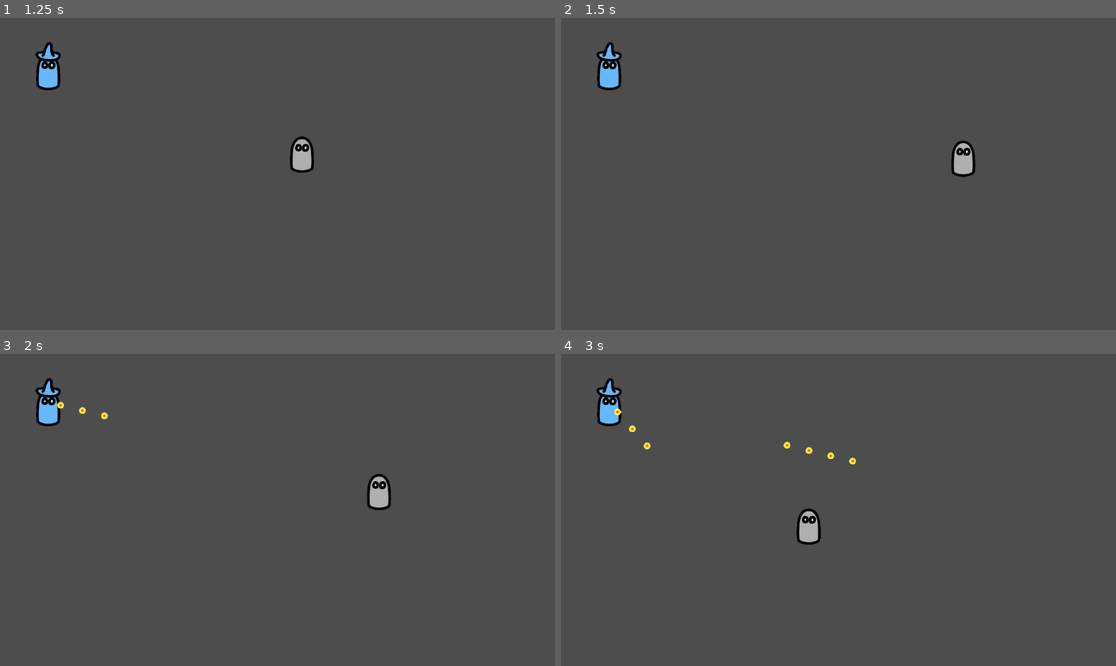
Above: before the commit, frames 1-4 (two rows, left to right).
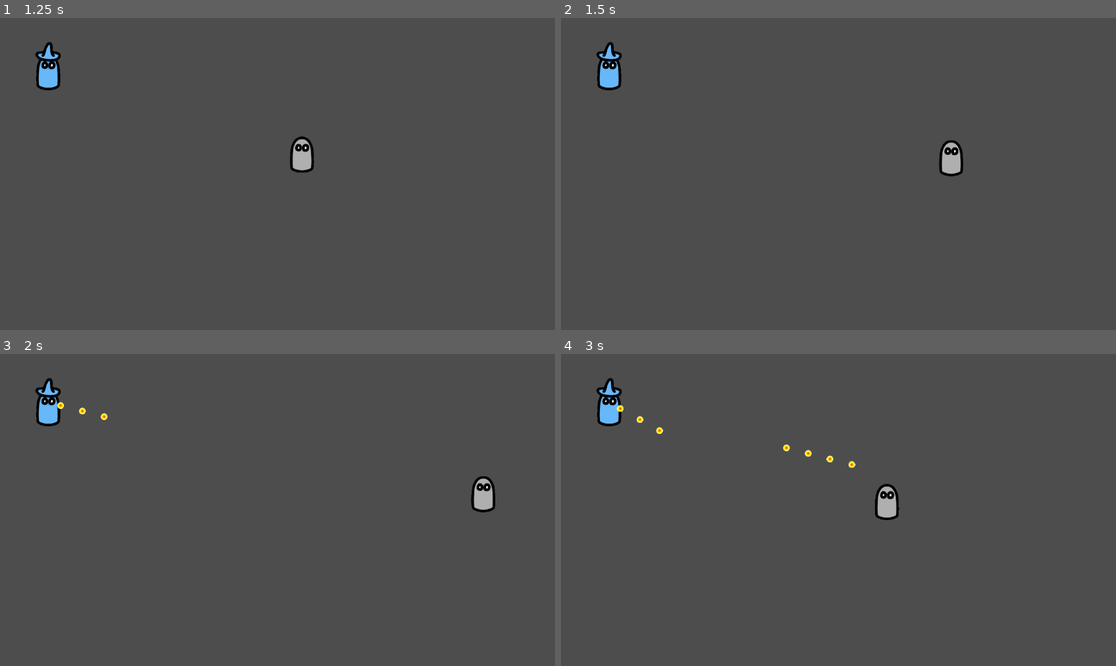
Above: after the commit, the same moments.

Repository: meb-games/ddbh
Game: Godot game, scene res://main_screen.tscn
Two runs of this game, one before a commit and one after it. Both use one fixed random seed, a clock stepped at 60 frames per second and the inputs below.
Inputs (mouse positions are in pixels of both pictures, inside the frame that each line leads up to):
- Up to frame 1 (1.25 s): click "Play" at 0.5 s
- Up to frame 2 (1.5 s): tap Enter at 1.25 s; move the mouse to (960, 158) at 1.27 s; hold D (move_right) from 1.28 s (still down); right-click (960, 158) at 1.35 s
- Up to frame 3 (2 s): keep holding D (move_right); click (399, 494) at 1.55 s
- Up to frame 4 (3 s): move the mouse to (727, 525) at 2.02 s; release D (move_right) at 2.03 s; hold S (move_down) 2.03-2.78 s; click (727, 525) at 2.1 s; right-click (727, 525) at 2.3 s; move the mouse to (894, 441) at 2.77 s; hold D (move_right) from 2.78 s (still down); right-click (894, 441) at 2.85 s

Frame 1 is identical in both runs. In frame 2, 0.6% of the frame differs, in the area x 68-75%, y 39-52%; in frame 3, 0.9%; in frame 4, 1.1%, in the area x 9-61%, y 16-62%.

Commit message:
some cleanup, experimental non-constant dash distance, enemy script template

Diff:
--- a/game.gd
+++ b/game.gd
@@ -3,7 +3,7 @@
 @export var MAGE_SCENE: PackedScene
 
 func _ready() -> void:
-    var mage = MAGE_SCENE.instantiate()
-    mage.position.x += 100
-    mage.position.y += 100
-    add_child(mage)
+	var mage = MAGE_SCENE.instantiate()
+	mage.position.x += 100
+	mage.position.y += 100
+	add_child(mage)
--- a/game/bullet.gd
+++ b/game/bullet.gd
@@ -4,13 +4,13 @@
 @export var speed = 400
 
 func _ready() -> void:
-    self.connect("body_entered", _on_body_entered)
+	self.connect("body_entered", _on_body_entered)
 
 func _on_body_entered(body: Node) -> void:
-    if body.has_method("take_hit"):
-        body.take_hit(1)
-    queue_free()
+	if body.has_method("take_hit"):
+		body.take_hit(1)
+	queue_free()
 
 
 func _physics_process(delta: float) -> void:
-    self.translate(motion * speed * delta)
+	self.translate(motion * speed * delta)
--- /dev/null
+++ b/game/enemy/arch_mage.gd
@@ -0,0 +1,7 @@
+extends Enemy
+
+func _fire(player: CharacterBody2D):
+	var bulletDirection := self.position.direction_to(player.position)
+	var bullet := self.BULLET.instantiate();
+	bullet.motion = bulletDirection
+	self.add_child(bullet)
--- a/game/enemy/arch_mage.tscn
+++ b/game/enemy/arch_mage.tscn
@@ -1,6 +1,6 @@
 [gd_scene load_steps=4 format=3 uid="uid://dxcawt0wfpvmy"]
 
-[ext_resource type="Script" uid="uid://htph4rr622cf" path="res://game/enemy.gd" id="1_un3ot"]
+[ext_resource type="Script" uid="uid://f4dktp07wg0e" path="res://game/enemy/arch_mage.gd" id="1_un3ot"]
 [ext_resource type="Texture2D" uid="uid://dv6yds1dxisys" path="res://assets/sprites/mage.png" id="2_pmi0t"]
 
 [sub_resource type="RectangleShape2D" id="RectangleShape2D_af58e"]
@@ -9,7 +9,6 @@
 [node name="ArchMage" type="CharacterBody2D"]
 collision_layer = 2
 script = ExtResource("1_un3ot")
-metadata/_custom_type_script = "uid://htph4rr622cf"
 
 [node name="CollisionShape2D" type="CollisionShape2D" parent="."]
 position = Vector2(0, 0.5)
--- a/game/enemy/mage.gd
+++ b/game/enemy/mage.gd
@@ -5,24 +5,24 @@
 var mageFire: Timer
 
 func _ready():
-    self.mageFire = $MageFire
-    self.mageFire.one_shot = true
-    self.mageFire.connect(
-        'timeout',
-        func():
-            var bullet = self.BULLET.instantiate();
-            bullet.motion = bulletDirection
-            self.add_child(bullet)
+	self.mageFire = $MageFire
+	self.mageFire.one_shot = true
+	self.mageFire.connect(
+		'timeout',
+		func():
+			var bullet = self.BULLET.instantiate();
+			bullet.motion = bulletDirection
+			self.add_child(bullet)
 
-            self.bulletsToSpawn -= 1
-            if self.bulletsToSpawn > 0:
-                mageFire.start()
-    )
+			self.bulletsToSpawn -= 1
+			if self.bulletsToSpawn > 0:
+				mageFire.start()
+	)
 
 func _physics_process(_delta: float) -> void:
-    move_and_slide()
+	move_and_slide()
 
 func _fire(player: CharacterBody2D):
-    self.bulletsToSpawn = 4
-    self.bulletDirection = self.position.direction_to(player.position)
-    self.mageFire.start()
+	self.bulletsToSpawn = 4
+	self.bulletDirection = self.position.direction_to(player.position)
+	self.mageFire.start()
--- a/game/explorer.gd
+++ b/game/explorer.gd
@@ -1,59 +1,62 @@
 extends CharacterBody2D
 
 @export var speed := 400.0
-@export var health = 10
+@export var health := 10
 
-@export var dash_distance := 220.0
+@export var max_dash_distance := 220.0
 @export var dash_speed := 1500.0
 
-var damage_mult := 1 # 0 = i-frames, 1 = normal, 2 = double damage
+# When enabled, the player will always dash the same distance; when disabled,
+# the player dashes to the mouse's location
+@export var constant_dash_distance := false
 
-var dashing := false
+# Stores what the player is currently doing. The number is a damage multiplier for the player's
+# state.
+var player_state := PlayerState.Normal
+enum PlayerState {
+	DefensiveDash = 0,
+	Normal = 1,
+	OffensiveDash = 2
+}
+# The direction the player is dashing
 var dash_dir := Vector2.ZERO
-var dash_remaining := 0.0
+# How much farther the player needs to dash
+var dash_distance := 0.0
 
 func _physics_process(delta: float) -> void:
-    if dashing:
-        velocity = dash_dir * dash_speed
-        move_and_slide()
+	if player_state == PlayerState.Normal:
+		velocity = Input.get_vector("move_left", "move_right", "move_up", "move_down") * speed * delta
+	else:
+		velocity = (dash_dir * dash_speed * delta).limit_length(dash_distance)
+		var new_pos := self.position + velocity
+		dash_distance -= self.position.distance_to(new_pos)
 
-        dash_remaining -= dash_speed * delta
-        if dash_remaining <= 0.0:
-            dashing = false
-            damage_mult = 1
-            velocity = Vector2.ZERO
-        return
+		if dash_distance <= 0.0:
+			player_state = PlayerState.Normal
+			velocity = Vector2.ZERO
 
-    # normal movement
-    velocity = Input.get_vector("move_left", "move_right", "move_up", "move_down") * speed
-    move_and_slide()
+	self.position += velocity
 
-    # start dash (toward mouse)
-    if Input.is_action_just_pressed("dash_defensive"):
-        start_dash(0.0)
-    elif Input.is_action_just_pressed("dash_offensive"):
-        start_dash(2.0)
+	if Input.is_action_just_pressed("dash_defensive"):
+		start_dash(PlayerState.DefensiveDash)
+	elif Input.is_action_just_pressed("dash_offensive"):
+		start_dash(PlayerState.OffensiveDash)
 
-func start_dash(mult: float) -> void:
-    dashing = true
-    damage_mult = mult
-    dash_remaining = dash_distance
-    dash_dir = (get_global_mouse_position() - global_position).normalized()
-    if dash_dir == Vector2.ZERO:
-        dash_dir = Vector2.RIGHT # fallback if mouse exactly on player
+# Makes the player dash in the direction of the mouse.
+func start_dash(kind: PlayerState) -> void:
+	var mouse_pos := get_global_mouse_position()
+	player_state = kind
+	if constant_dash_distance:
+		dash_distance = max_dash_distance
+	else:
+		dash_distance = min(self.position.distance_to(mouse_pos), max_dash_distance)
+	dash_dir = self.position.direction_to(mouse_pos)
+	if dash_dir == Vector2.ZERO:
+		dash_dir = Vector2.RIGHT # fallback if mouse exactly on player
 
 func take_hit(base_damage: int) -> void:
-    var damage := int(base_damage * damage_mult)
+	var damage := base_damage * player_state
+	health -= damage
 
-    if damage <= 0:
-        return # i-frames
-
-    health -= damage
-    # Optional: clamp so it never goes below zero
-    health = max(health, 0)
-
-    if health <= 0:
-        die()
-
-func die() -> void:
-    get_tree().change_scene_to_file("res://game_over.tscn")
+	if health <= 0:
+		get_tree().change_scene_to_file("res://game_over.tscn")
--- a/pause_menu.gd
+++ b/pause_menu.gd
@@ -1,30 +1,30 @@
 extends Control
 
 func resume():
-    get_tree().paused = false
-    visible = false
+	get_tree().paused = false
+	visible = false
 
 func pause():
-    get_tree().paused = true
-    visible = true
+	get_tree().paused = true
+	visible = true
 
-func _process(delta: float) -> void:
-    if Input.is_action_just_pressed("ingame_pause"):
-        if get_tree().paused:
-            resume()
-        else:
-            pause()
+func _process(_delta: float) -> void:
+	if Input.is_action_just_pressed("ingame_pause"):
+		if get_tree().paused:
+			resume()
+		else:
+			pause()
 
 
 
 func _on_resume_pressed() -> void:
-    resume()
+	resume()
 
 
 func _on_restart_pressed() -> void:
-    resume()
-    get_tree().reload_current_scene()
+	resume()
+	get_tree().reload_current_scene()
 
 
 func _on_quit_pressed() -> void:
-    get_tree().quit()
+	get_tree().quit()
--- /dev/null
+++ b/script_templates/Enemy/template.gd
@@ -0,0 +1,7 @@
+extends Enemy
+
+func _fire(player: CharacterBody2D):
+	var bulletDirection := self.position.direction_to(player.position)
+	var bullet := self.BULLET.instantiate();
+	bullet.motion = bulletDirection
+	self.add_child(bullet)
Not shown, added: game/enemy/arch_mage.gd.uid
Not shown, added: script_templates/Enemy/template.gd.uid
